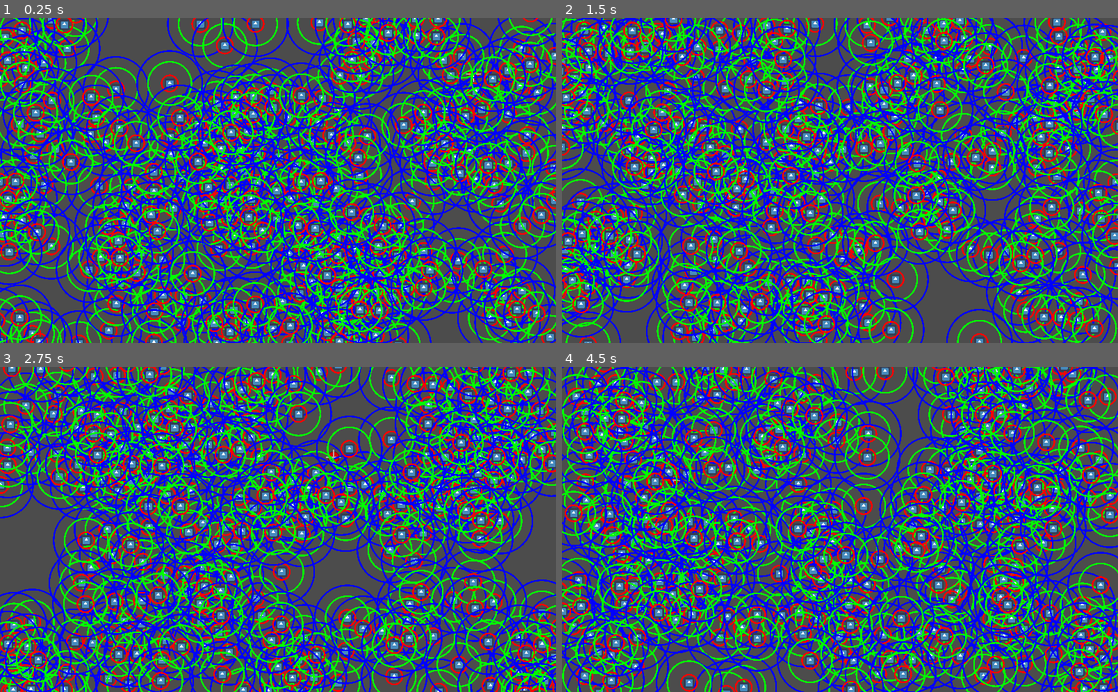
Above: before the commit, frames 1-4 (two rows, left to right).
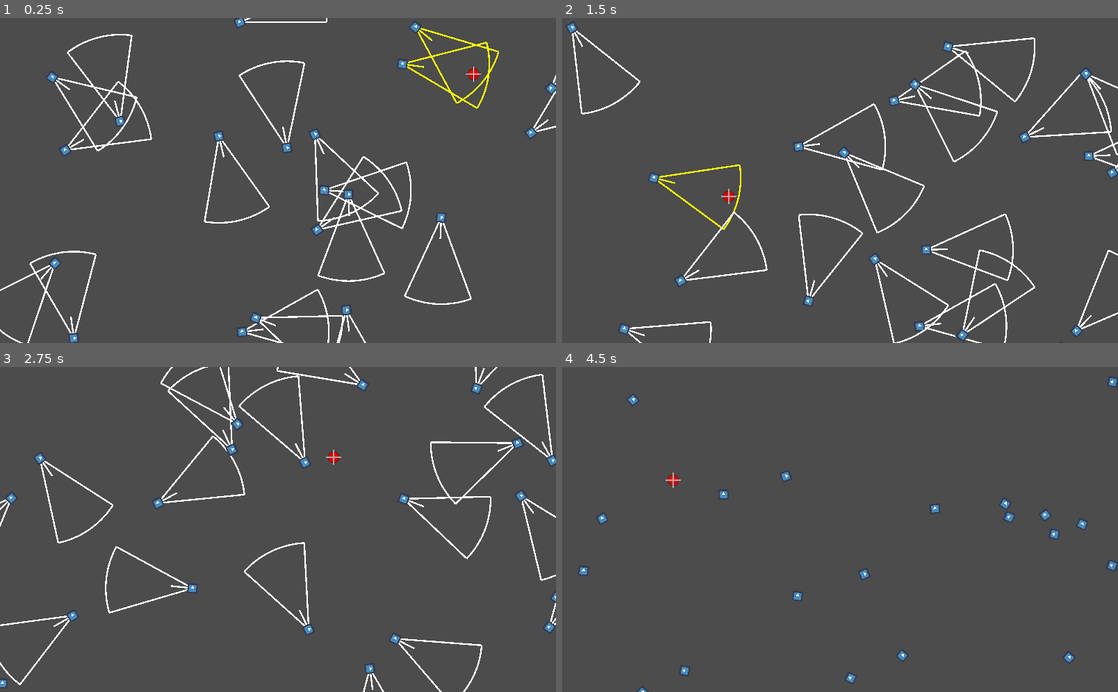
Above: after the commit, the same moments.

Repository: AndreaTerenz/BOIDS
Game: Godot game, scene res://scenes/Main.tscn
Same seed, same stepped clock (60 frames per second), same inputs: the game is played once before the commit and once after it. The engine's default icon, where the game draws it, is replaced by a stand-in: a white triangle on a blue panel in a dark square.
Inputs (mouse positions are in pixels of both pictures, inside the frame that each line leads up to):
- Up to frame 1 (0.25 s): no input
- Up to frame 2 (1.5 s): tap Enter (clear) at 0.5, 0.6 s; move the mouse to (962, 164) at 0.52 s; click (962, 164) at 0.67 s; move the mouse to (728, 196) at 1.27 s; tap Space (add_point) at 1.35 s; click (728, 196) at 1.42 s
- Up to frame 3 (2.75 s): tap Enter (clear) at 1.55, 2.3 s; move the mouse to (333, 458) at 2.02 s; press the mouse at (333, 458) at 2.03 s
- Up to frame 4 (4.5 s): move the mouse to (812, 594) at 2.77 s; release the mouse at (812, 594) at 2.78 s; tap Enter (clear) at 2.85, 3.6 s; click (812, 594) at 2.92 s; move the mouse to (1006, 578) at 3.52 s; click (1006, 578) at 3.67 s; tap D (draw_debug) at 4.15 s; move the mouse to (673, 480) at 4.27 s; tap Space (add_point) at 4.35 s; click (673, 480) at 4.42 s

The runs differ from the first frame. In frame 1, 56% of the frame differs, in the area x 0-100%, y 0-100%; in frame 2, 58%; in frame 3, 56%; in frame 4, 57%.

Commit message:
Misc fixes

Diff:
--- a/scenes/Main.tscn
+++ b/scenes/Main.tscn
@@ -18,4 +18,6 @@
 [node name="Flock" type="Node2D" parent="."]
 script = ExtResource( 3 )
 target = NodePath("../Target")
-count = 250
+mode = 0
+count = 20
+showDebug = true
--- a/scripts/BoidController.gd
+++ b/scripts/BoidController.gd
@@ -20,7 +20,6 @@
 export(float, 1, 40, 0.1) var WANDER_RADIUS = 12
 export(float, 5, 200, 0.5) var WANDER_DISTANCE = 40
 
-export(bool) var SHOW_DEBUG = true
 export(bool) var KEEP_SEARCHING = true
 
 var wanderAngleNoise : OpenSimplexNoise
@@ -30,6 +29,7 @@
 var wanderNoisePos : float = 0.0
 var actualFOVAngle : float = 0
 var wanderAngle : float = 0
+var debug : bool = true
 var id : int = -1
 var parent = null
 
@@ -39,12 +39,13 @@
 
 onready var screen_size = get_viewport_rect().size + Vector2(10, 10)
 
-func _init(pos : Vector2, i : int, trgt : Node, prnt, m, scn : PackedScene) -> void:
+func _init(pos : Vector2, i : int, trgt : Node, prnt, m, scn : PackedScene, dbg : bool = true) -> void:
 	self.position = pos
 	self.id = i
 	self.parent = prnt
 	self.target = trgt
 	self.mode = m
+	self.debug = dbg
 	initNoise()
 
 	if (self.mode == BOID_MODE.DRIFT):
@@ -65,46 +66,38 @@
 func _draw() -> void:
 	var othersCount = self.parent.getBoidsCount()
 
-	if (SHOW_DEBUG):
-		if (othersCount > 1):
+	if (self.parent.showDebug):
+		if not(self.mode in [BOID_MODE.WANDER, BOID_MODE.DRIFT]):
+			var p = Vector2(FOV_RADIUS, 0)
+			var col : Color
+			var wand : bool = canWander()
+			var arr : bool = hasArrived()
+
+			match (true):
+				wand : col = Color.white
+				arr : col = Color.green
+				_ : col = Color.yellow
+
+			if not(hasArrived()):
+				draw_line(Vector2.ZERO, Vector2(WANDER_DISTANCE, 0), col, 3)
+
+			draw_line(Vector2.ZERO, p.rotated(self.actualFOVAngle), col, 3)
+			draw_line(Vector2.ZERO, p.rotated(-self.actualFOVAngle), col, 3)
+			draw_arc(Vector2.ZERO, FOV_RADIUS, -self.actualFOVAngle, self.actualFOVAngle, 30, col, 3)
+		elif (othersCount > 1):
 			draw_empty_circle(Vector2.ZERO, COHESION_RADIUS, Color.blue, 3)
 			draw_empty_circle(Vector2.ZERO, SEPARATION_RADIUS, Color.red, 3)
 			draw_empty_circle(Vector2.ZERO, ALIGNMENT_RADIUS, Color.green, 3)
 
-		if (self.mode != BOID_MODE.DRIFT):
-			var col : Color
-
-			if (canWander()):
-				col = Color.white
-			elif not(hasArrived()):
-				col = Color.yellow
-			else:
-				col = Color.green
-
-			if not(hasArrived()):
-				draw_line(Vector2.ZERO, Vector2(WANDER_DISTANCE, 0), col, 3)
-
-			if (self.mode != BOID_MODE.WANDER):
-				var p = Vector2(FOV_RADIUS, 0)
-				draw_line(Vector2.ZERO, p.rotated(self.actualFOVAngle), col, 3)
-				draw_line(Vector2.ZERO, p.rotated(-self.actualFOVAngle), col, 3)
-				draw_arc(Vector2.ZERO, FOV_RADIUS, -self.actualFOVAngle, self.actualFOVAngle, 30, col, 3)
-
-	var rectSide = 7
-	draw_rect(Rect2(-rectSide, -rectSide, rectSide*2, rectSide*2), Color.aquamarine)
-
 func draw_empty_circle(center : Vector2, radius : float, color : Color, thickness : float = 1.0) -> void:
 	draw_arc(center, radius, 0, 2*PI, 80, color, thickness)
-
-func _input(_event: InputEvent) -> void:
-	if Input.is_action_just_pressed("draw_debug"):
-		SHOW_DEBUG = not(SHOW_DEBUG)
 
 func move() -> void:
 	if not(hasArrived()):
 		self.position += self.velocity
 		wrapAroundScreen()
 		orient()
+	update()
 
 func setVelocity() -> void:
 	if not(hasArrived()):
@@ -120,8 +113,9 @@
 
 func getTotalAcceleration() -> Vector2:
 	var output = getDesire()
+	output += getSeparation()
 	if not(self.mode in [BOID_MODE.SEEK, BOID_MODE.FLEE]):
-		output += getSeparation()
+
 		output += getAlignment()
 		output += getCohesion()
 
@@ -198,13 +192,16 @@
 	return desire
 
 func getTargetPos() -> void:
-	var actualPos : Vector2 = self.target.position
-	self.targetInSight = isPositionInSight(actualPos)
-
-	if (canWander()):
+	if not(self.is_inside_tree()):
 		self.lastTargetPos = self.position + getWanderTargetPos()
-	elif self.targetInSight:
-		self.lastTargetPos = actualPos
+	else:
+		var actualPos : Vector2 = self.target.position
+		self.targetInSight = isPositionInSight(actualPos)
+
+		if (canWander()):
+			self.lastTargetPos = self.position + getWanderTargetPos()
+		elif self.targetInSight:
+			self.lastTargetPos = actualPos
 
 func getWanderTargetPos() -> Vector2:
 	self.wanderAngle += self.wanderAngleNoise.get_noise_1d(self.wanderNoisePos)*PI/6
@@ -219,11 +216,8 @@
 
 func isPositionInSight(pos : Vector2) -> bool:
 	var distance = pos.distance_squared_to(self.position)
-	var distOK : bool = (distance <= pow(FOV_RADIUS,2))
-	var angle : float = PI - pos.angle_to_point(self.position)
-	var angleOK : bool = (angle >= -self.actualFOVAngle) and (angle <= self.actualFOVAngle)
-
-	return distOK and angleOK
+	var angle : float = to_local(pos).angle()
+	return (distance <= pow(FOV_RADIUS,2)) and (angle >= -self.actualFOVAngle) and (angle <= self.actualFOVAngle)
 
 func wrapAroundScreen() -> void:
 	var width = screen_size.x
--- a/scripts/FlockController.gd
+++ b/scripts/FlockController.gd
@@ -8,32 +8,32 @@
 export(NodePath) var target : NodePath
 export(BOID_MODE) var mode = BOID_MODE.DRIFT
 export(int, 1, 250, 1) var count = 5
+export(bool) var showDebug = false
 
-var qtree : QuadTree
+var qtree : QuadTree = null
 
 onready var bounds : Rect2 = get_viewport_rect()
 onready var boundsSize : Vector2 = get_viewport_rect().size
 
 func _ready() -> void:
-	self.qtree = QuadTree.new(self.bounds)
 	reset()
 
 func _process(_delta: float) -> void:
+	self.qtree = QuadTree.new(self.bounds)
 	var boids = getBoids()
 
 	for stage in [1,2,3]:
 		for boid in boids:
 			match stage:
 				1 : #First, add each boid to the quadtree
-					var elem = QuadTreeElement.new(boid.position, str(boid.id), boid)
-					self.qtree.insert(elem)
+					self.qtree.insert(QuadTreeElement.new(boid.position, str(boid.id), boid))
 				2 : #Second, calculate each boid's velocity
 					boid.setVelocity()
 				3 : #Third, move each boid
 					boid.move()
-					boid.update()
 
 	self.qtree.clear()
+	self.qtree.free()
 
 func getBoidsCount() -> int:
 	return self.get_children().size()
@@ -55,14 +55,14 @@
 func _input(_event: InputEvent) -> void:
 	if Input.is_action_just_pressed("reset"):
 		reset()
+	if Input.is_action_just_pressed("draw_debug"):
+		self.showDebug = not(self.showDebug)
 
 func reset() -> void:
 	for b in getBoids():
 		remove_child(b)
 		b.queue_free()
-	self.qtree.clear()
 	for i in range(0, self.count):
 		var startPos : Vector2 = Vector2(rand_range(0, self.boundsSize.x), rand_range(0, self.boundsSize.y))
 		var b : Boid = Boid.new(startPos, i, get_node(target), self, mode, boidScene)
-		if self.qtree.insert(QuadTreeElement.new(b.position, str(b.id), b)):
-			self.add_child(b)
+		self.add_child(b)
